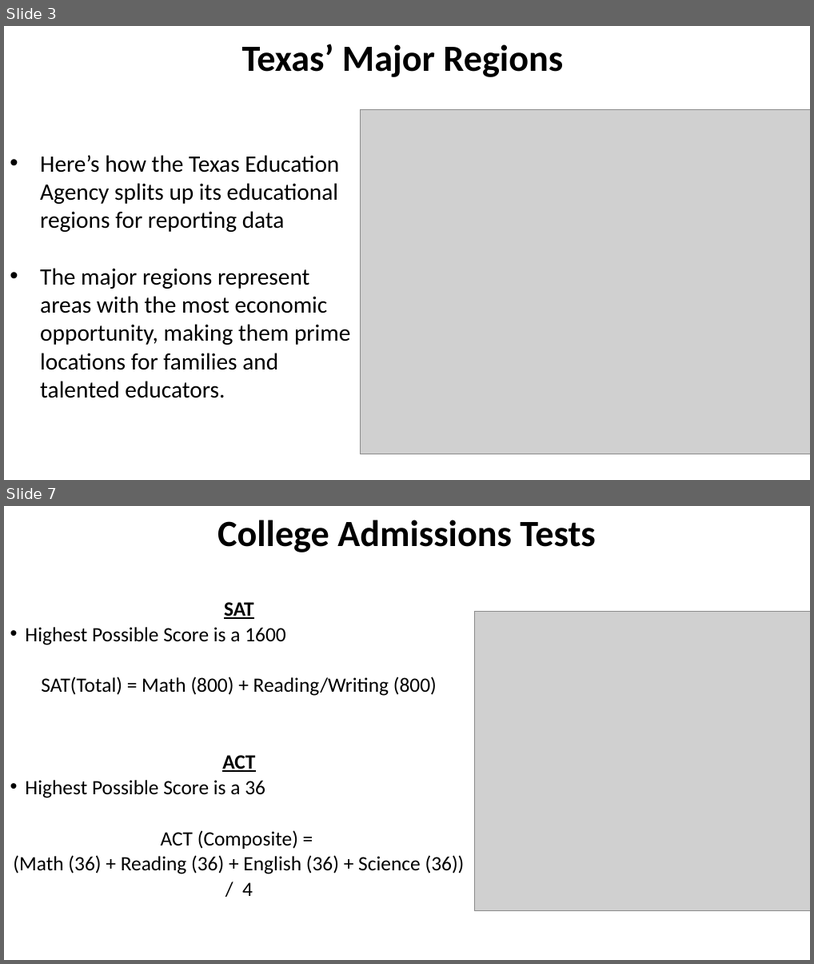
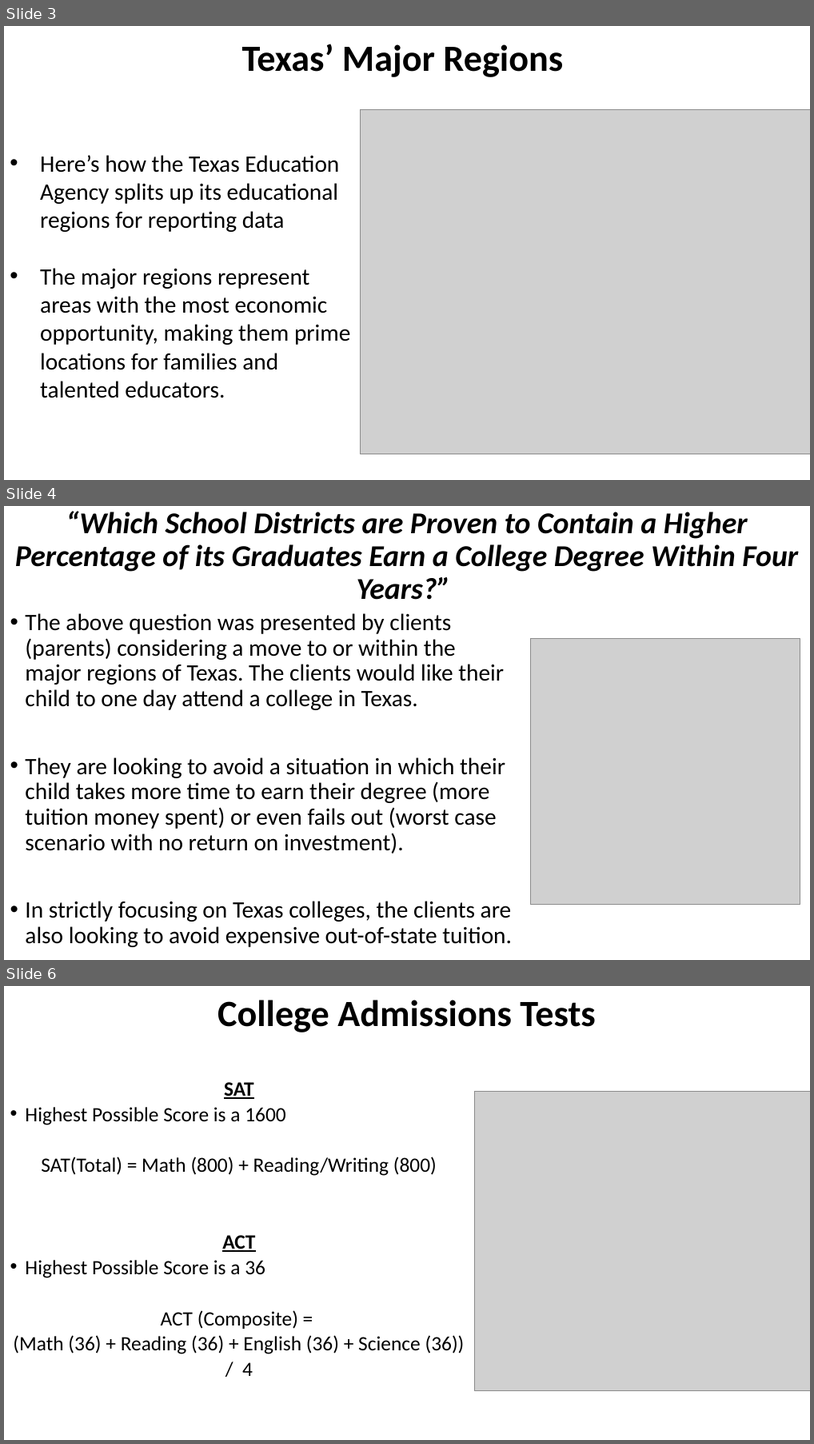
Before and after one commit to RachidRezzik/Texas_GradPercent_Predictor, a slide deck: TexasDistrictForecast.pptx. Shown one above the other, each under a label of ours: slides 3 and 7 before the commit, slides 3, 4 and 6 after it; the slides between them are not shown. The pictures are 814x964 and 814x1444 pixels, drawn with LibreOffice and Linux fonts; fonts in the diff are those of the drawing; grey boxes stand for pictures. Boxes give left, top, right and bottom in pixels: in the first picture for what was removed or moved away, otherwise in the second. Text is boxed around its words. In the diff, an @@ line names an element or a change of style, - is before the commit and + after.

```diff
--- a/TexasDistrictForecast.pptx
+++ b/TexasDistrictForecast.pptx
@@ slide 4 added at (4,506,810,960), background #FFFFFF @@
@@ title added at (15,511,798,600), 36 pt, text #000000, bold, italic @@
+“Which School Districts are Proven to Contain a Higher Percentage of its Graduates Earn a College Degree Within Four Years?”
@@ text added at (25,613,512,947), 28 pt, text #000000 @@
+• The above question was presented by clients (parents) considering a move to or within the major regions of Texas. The clients would like their child to one day attend a college in Texas.
+• They are looking to avoid a situation in which their child takes more time to earn their degree (more tuition money spent) or even fails out (worst case scenario with no return on investment).
+• In strictly focusing on Texas colleges, the clients are also looking to avoid expensive out-of-state tuition.
@@ picture added at (531,639,801,904) @@
@@ what was slide 7 is now slide 6 @@
```
Also in this commit, not shown: 7 slides changed, 13 other slides added, 3 slides removed, 3 other files.
